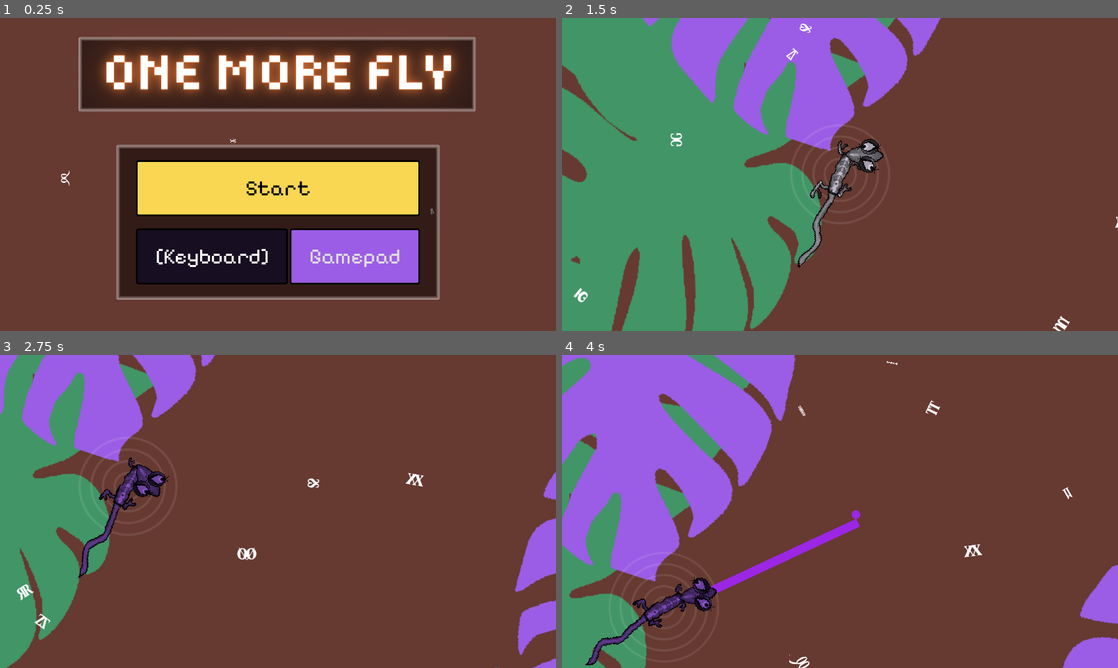
Above: before the commit, frames 1-4 (two rows, left to right).
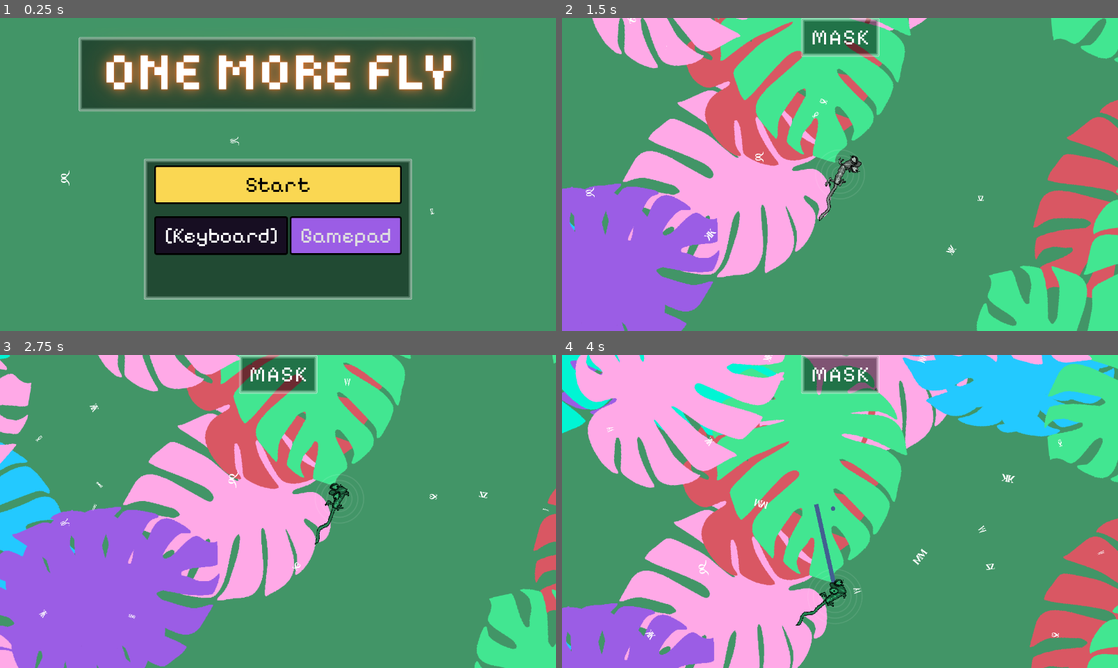
Above: after the commit, the same moments.

Repository: bjornarprytz/mask
Game: Godot game, scene res://entry.tscn
Same seed, same stepped clock (60 frames per second), same inputs: the game is played once before the commit and once after it.
Inputs (mouse positions are in pixels of both pictures, inside the frame that each line leads up to):
- Up to frame 1 (0.25 s): no input
- Up to frame 2 (1.5 s): click "Start" at 0.5 s; move the mouse to (962, 158) at 1.27 s; hold Right (ui_right) from 1.28 s (still down); hold Space (chamele) from 1.28 s (still down)
- Up to frame 3 (2.75 s): click (400, 495) at 1.55 s; move the mouse to (166, 527) at 2.02 s; release Right (ui_right) at 2.03 s; release Space (chamele) at 2.03 s; hold Down (ui_down) from 2.03 s (still down); click (166, 527) at 2.1 s; tap Space (chamele) at 2.3 s
- Up to frame 4 (4 s): move the mouse to (895, 442) at 2.77 s; release Down (ui_down) at 2.78 s; hold Right (ui_right) 2.78-3.53 s; hold Space (chamele) 2.78-3.53 s; click (895, 442) at 3.05 s; move the mouse to (812, 574) at 3.52 s; hold Up (ui_up) from 3.53 s (still down); click (812, 574) at 3.6 s; tap Space (chamele) at 3.8 s

The runs differ from the first frame. In frame 1, 89% of the frame differs, in the area x 0-100%, y 0-100%; in frame 2, 88%; in frame 3, 96%; in frame 4, 97%.

Commit message:
word game

Diff:
--- a/src/actions/shoot.gd
+++ b/src/actions/shoot.gd
@@ -4,7 +4,7 @@
 @onready var tongue: Tongue = %Tongue
 
 @export var shoot_range: float = 200.0
-@export var max_zoom: Vector2 = Vector2.ONE * 3.0
+@export var max_zoom: Vector2 = Vector2.ONE * 2.0
 
 @onready var camera: Camera2D = Events.game.camera
 @onready var orig_zoom: Vector2 = camera.zoom
@@ -56,6 +56,7 @@
 
 func _on_hit(fly: Fly) -> void:
 	fly.die()
+	Events.hit_letter.emit(fly.letter)
 
 
 func _clean_up() -> void:
--- a/src/autoloads/event_bus.gd
+++ b/src/autoloads/event_bus.gd
@@ -3,10 +3,10 @@
 
 
 # Add signals here for game-wide events. Access through the Events singleton
-
+var chars := "abcdefghijklnopqrstuxyzæøå123456789"
 enum ControlScheme {
-    KEYBOARD,
-    GAMEPAD
+	KEYBOARD,
+	GAMEPAD
 }
 
 var control_scheme: ControlScheme = ControlScheme.KEYBOARD
@@ -14,3 +14,10 @@
 var game: Game
 
 signal game_over(win: bool)
+signal hit_letter(letter: String)
+
+func get_char():
+	if (!game or !game.current_word or game.current_word.length() == 0):
+		return chars[randi_range(0, chars.length() - 1)]
+
+	return game.current_word[randi_range(0, game.current_word.length() - 1)]
--- a/src/autoloads/palette.tscn
+++ b/src/autoloads/palette.tscn
@@ -5,6 +5,6 @@
 [node name="Palette" type="Node2D"]
 script = ExtResource("1_1cawm")
 bright = Color(0.98039216, 0.84313726, 0.32156864, 1)
-background = Color(0.4, 0.22352941, 0.19215687, 1)
+background = Color(0.25882354, 0.58431375, 0.40392157, 1)
 secondary = Color(0.014217054, 0.18663225, 0.41468397, 1)
-colors = Array[Color]([Color(1, 0.6627451, 0.90588236, 1), Color(0.13725491, 0.7882353, 1, 1), Color(0.8509804, 0.34117648, 0.3882353, 1), Color(0.25882354, 0.58431375, 0.40392157, 1), Color(0.60784316, 0.3647059, 0.8980392, 1)])
+colors = Array[Color]([Color(1, 0.6627451, 0.90588236, 1), Color(0.13725491, 0.7882353, 1, 1), Color(0.8509804, 0.34117648, 0.3882353, 1), Color(0.25882354, 0.9019608, 0.5686275, 1), Color(0.60784316, 0.3647059, 0.8980392, 1), Color(0, 0.9607843, 0.83137256, 1)])
--- a/src/chameleonardo/chameleonardo.gd
+++ b/src/chameleonardo/chameleonardo.gd
@@ -3,7 +3,7 @@
 
 @export var body_frame_count: int = 10
 
-@export var move_speed: float = 30.0
+@export var move_speed: float = 69.0
 @export var rotation_speed: float = 2.0
 
 @onready var body: AnimatedSprite2D = %Body
--- a/src/fly.gd
+++ b/src/fly.gd
@@ -1,7 +1,7 @@
 class_name Fly
 extends PathFollow2D
 
-var chars := "abcdefghijklnopqrstuxyzæøå123456789"
+
 var path: FlyPath
 @export var move_speed: float = 250.0
 @export var flap_speed: float = 20.0
@@ -14,9 +14,12 @@
 
 @onready var flap_offset = randf()
 
+var letter: String = ""
+
 func set_form(l: String):
 	r_form.bbcode_text = l
 	l_form.bbcode_text = l
+	letter = l
 
 func die(with_effect: bool = true) -> void:
 	if with_effect:
@@ -35,7 +38,9 @@
 	# Start from the beginning of the path
 	progress = 0.0
 
-	set_form(chars[randi_range(0, chars.length() - 1)])
+
+	set_form(Events.get_char())
+
 
 func _check_distance_to_chameleonardo() -> void:
 	if (!Events.game):
@@ -45,7 +50,7 @@
 		return
 
 	var distance = global_position.distance_to(chameleonardo.global_position)
-	if distance > 800.0:
+	if distance > 1200.0:
 		die(false)
 
 func _process(delta: float) -> void:
--- a/src/generated/global_theme.tres
+++ b/src/generated/global_theme.tres
@@ -5,10 +5,10 @@
 [ext_resource type="FontFile" uid="uid://cp6gm3onst21u" path="res://assets/fonts/Pixelify_Sans/static/PixelifySans-Regular.ttf" id="3_arlvn"]
 
 [sub_resource type="StyleBoxFlat" id="StyleBoxFlat_arlvn"]
-content_margin_left = 45.0
-content_margin_top = 35.0
-content_margin_right = 45.0
-content_margin_bottom = 35.0
+content_margin_left = 24.0
+content_margin_top = 15.0
+content_margin_right = 24.0
+content_margin_bottom = 15.0
 bg_color = Color(0.5470588, 0.3282353, 0.8082353, 1)
 border_width_left = 4
 border_width_top = 4
@@ -21,10 +21,10 @@
 corner_radius_bottom_left = 5
 
 [sub_resource type="StyleBoxFlat" id="StyleBoxFlat_bq3ui"]
-content_margin_left = 45.0
-content_margin_top = 35.0
-content_margin_right = 45.0
-content_margin_bottom = 35.0
+content_margin_left = 24.0
+content_margin_top = 15.0
+content_margin_right = 24.0
+content_margin_bottom = 15.0
 bg_color = Color(0.60784316, 0.3647059, 0.8980392, 1)
 border_width_left = 4
 border_width_top = 4
@@ -37,10 +37,10 @@
 corner_radius_bottom_left = 5
 
 [sub_resource type="StyleBoxFlat" id="StyleBoxFlat_q6bo0"]
-content_margin_left = 45.0
-content_margin_top = 35.0
-content_margin_right = 45.0
-content_margin_bottom = 35.0
+content_margin_left = 24.0
+content_margin_top = 15.0
+content_margin_right = 24.0
+content_margin_bottom = 15.0
 bg_color = Color(0.09117646, 0.054705873, 0.13470586, 1)
 border_width_left = 4
 border_width_top = 4
@@ -53,10 +53,10 @@
 corner_radius_bottom_left = 5
 
 [sub_resource type="StyleBoxFlat" id="StyleBoxFlat_pfd5p"]
-content_margin_left = 45.0
-content_margin_top = 35.0
-content_margin_right = 45.0
-content_margin_bottom = 35.0
+content_margin_left = 24.0
+content_margin_top = 15.0
+content_margin_right = 24.0
+content_margin_bottom = 15.0
 bg_color = Color(0.88235295, 0.7588235, 0.28941175, 1)
 border_width_left = 4
 border_width_top = 4
@@ -69,10 +69,10 @@
 corner_radius_bottom_left = 5
 
 [sub_resource type="StyleBoxFlat" id="StyleBoxFlat_ahide"]
-content_margin_left = 45.0
-content_margin_top = 35.0
-content_margin_right = 45.0
-content_margin_bottom = 35.0
+content_margin_left = 24.0
+content_margin_top = 15.0
+content_margin_right = 24.0
+content_margin_bottom = 15.0
 bg_color = Color(0.98039216, 0.84313726, 0.32156864, 1)
 border_width_left = 4
 border_width_top = 4
@@ -85,10 +85,10 @@
 corner_radius_bottom_left = 5
 
 [sub_resource type="StyleBoxFlat" id="StyleBoxFlat_fkrlu"]
-content_margin_left = 45.0
-content_margin_top = 35.0
-content_margin_right = 45.0
-content_margin_bottom = 35.0
+content_margin_left = 24.0
+content_margin_top = 15.0
+content_margin_right = 24.0
+content_margin_bottom = 15.0
 bg_color = Color(0.1470588, 0.12647057, 0.04823529, 1)
 border_width_left = 4
 border_width_top = 4
@@ -101,10 +101,10 @@
 corner_radius_bottom_left = 5
 
 [sub_resource type="StyleBoxTexture" id="StyleBoxTexture_o25jx"]
-content_margin_left = 45.0
-content_margin_top = 35.0
-content_margin_right = 45.0
-content_margin_bottom = 35.0
+content_margin_left = 24.0
+content_margin_top = 15.0
+content_margin_right = 24.0
+content_margin_bottom = 15.0
 texture = ExtResource("1_ekht3")
 texture_margin_left = 9.0
 texture_margin_top = 9.0
--- /dev/null
+++ b/src/letter_block.gd
@@ -0,0 +1,21 @@
+class_name LetterBlock
+extends RichTextLabel
+
+var is_scored: bool = false
+
+func _ready() -> void:
+	scale.y = 0.0
+	var tween = create_tween().set_trans(Tween.TRANS_ELASTIC)
+	tween.tween_property(self, "scale:y", 1.0, .4)
+
+func score(color: Color) -> Tween:
+	is_scored = true
+	var tween = create_tween()
+	tween.tween_property(self, "modulate", color, .5)
+	return tween
+
+func end() -> Tween:
+	var tween = create_tween().set_trans(Tween.TRANS_ELASTIC)
+	tween.tween_property(self, "scale:y", 0.0, .2)
+	tween.tween_callback(queue_free)
+	return tween
--- /dev/null
+++ b/src/letter_block.tscn
@@ -0,0 +1,9 @@
+[gd_scene load_steps=2 format=3 uid="uid://8po6uw2bhob"]
+
+[ext_resource type="Script" uid="uid://63la4a6j0won" path="res://letter_block.gd" id="1_8xgqk"]
+
+[node name="LetterBlock" type="RichTextLabel"]
+text = "A"
+fit_content = true
+autowrap_mode = 0
+script = ExtResource("1_8xgqk")
--- a/src/main.gd
+++ b/src/main.gd
@@ -1,10 +1,24 @@
 class_name Game
 extends Node2D
+
+var word_pool: Array[String] = [
+	"MASK",
+	"FLOWER",
+	"CHAMELEON",
+]
+
+var current_word: String
 
 @onready var camera: Camera2D = %Camera
 @onready var chameleonardo: Chameleonardo = %Chameleonardo
 @onready var music: AudioStreamPlayer = %Music
-
+@onready var word_game: WordGame = %WordGame
 
 func _ready() -> void:
 	Events.game = self
+	current_word = word_pool.pick_random()
+	word_game.set_target(current_word)
+
+
+func _on_word_game_word_completed() -> void:
+	Events.game_over.emit()
--- a/src/main.tscn
+++ b/src/main.tscn
@@ -1,10 +1,11 @@
-[gd_scene load_steps=6 format=3 uid="uid://cgrejd4v5ywd3"]
+[gd_scene load_steps=7 format=3 uid="uid://cgrejd4v5ywd3"]
 
 [ext_resource type="Script" uid="uid://736gp2f48fi7" path="res://main.gd" id="1_ig7tw"]
 [ext_resource type="PackedScene" uid="uid://c14js4o0ltlpm" path="res://world/world.tscn" id="2_0xm2m"]
 [ext_resource type="PackedScene" uid="uid://b50dkk78u0h5e" path="res://chameleonardo/chameleonardo.tscn" id="3_h2yge"]
 [ext_resource type="Script" uid="uid://ikta2fosfijt" path="res://camera.gd" id="4_lquwl"]
 [ext_resource type="AudioStream" uid="uid://djs62uk2y1ucf" path="res://assets/audio/OneMoreFly.mp3" id="5_lquwl"]
+[ext_resource type="PackedScene" uid="uid://br808a46lcwvj" path="res://word_target.tscn" id="6_7mycd"]
 
 [node name="Main" type="Node2D"]
 z_index = 1
@@ -21,7 +22,6 @@
 [node name="Camera" type="Camera2D" parent="." node_paths=PackedStringArray("target")]
 unique_name_in_owner = true
 position = Vector2(640, 360)
-zoom = Vector2(2, 2)
 script = ExtResource("4_lquwl")
 target = NodePath("../Chameleonardo")
 
@@ -29,3 +29,16 @@
 unique_name_in_owner = true
 stream = ExtResource("5_lquwl")
 autoplay = true
+
+[node name="CanvasLayer" type="CanvasLayer" parent="."]
+
+[node name="WordGame" parent="CanvasLayer" instance=ExtResource("6_7mycd")]
+unique_name_in_owner = true
+anchors_preset = 5
+anchor_left = 0.5
+anchor_right = 0.5
+offset_left = -24.0
+offset_right = 24.0
+grow_horizontal = 2
+
+[connection signal="word_completed" from="CanvasLayer/WordGame" to="." method="_on_word_game_word_completed"]
--- a/src/project.godot
+++ b/src/project.godot
@@ -131,4 +131,4 @@
 
 renderer/rendering_method="gl_compatibility"
 renderer/rendering_method.mobile="gl_compatibility"
-environment/defaults/default_clear_color=Color(0.4, 0.22352941, 0.19215687, 1)
+environment/defaults/default_clear_color=Color(0.25882354, 0.58431375, 0.40392157, 1)
--- a/src/theme_gen.gd
+++ b/src/theme_gen.gd
@@ -18,7 +18,7 @@
 
 var default_font = preload("res://assets/fonts/Pixelify_Sans/static/PixelifySans-Regular.ttf")
 var title_font = preload("res://assets/fonts/it-gridbit-demo/ITGridbitDemo-Regular.otf")
-var default_content_margins = content_margins(45, 35)
+var default_content_margins = content_margins(24, 15)
 
 func define_theme():
 	define_default_font(default_font)
--- /dev/null
+++ b/src/word_target.gd
@@ -0,0 +1,30 @@
+class_name WordGame
+extends PanelContainer
+@onready var letters: HBoxContainer = %Letters
+
+signal word_completed()
+
+func _ready() -> void:
+	Events.hit_letter.connect(_on_hit_letter)
+
+func _on_hit_letter(letter: String) -> void:
+	for child in letters.get_children():
+		if child.text == letter and not child.is_scored:
+			child.score(Events.game.chameleonardo.modulate)
+			break
+
+	for child in letters.get_children():
+		if not child.is_scored:
+			return
+
+	word_completed.emit()
+
+func set_target(word: String):
+	self.show()
+	for child in letters.get_children():
+		await child.end()
+	for c in word:
+		var block = preload("res://letter_block.tscn").instantiate() as LetterBlock
+		block.text = c
+		await get_tree().create_timer(.1).timeout
+		letters.add_child(block)
--- /dev/null
+++ b/src/word_target.tscn
@@ -0,0 +1,15 @@
+[gd_scene load_steps=2 format=3 uid="uid://br808a46lcwvj"]
+
+[ext_resource type="Script" uid="uid://dpg0r2yoge18t" path="res://word_target.gd" id="1_kvqcd"]
+
+[node name="WordGame" type="PanelContainer"]
+self_modulate = Color(1, 1, 1, 0.5019608)
+offset_right = 48.0
+offset_bottom = 59.0
+script = ExtResource("1_kvqcd")
+
+[node name="Letters" type="HBoxContainer" parent="."]
+unique_name_in_owner = true
+layout_mode = 2
+mouse_filter = 2
+alignment = 1
--- a/src/world/world.gd
+++ b/src/world/world.gd
@@ -4,72 +4,72 @@
 @export var chameleonardo: Chameleonardo
 
 @export var spawn_interval: float = 1.0
-@export var spawn_wave_size: float = 10.0
+@export var spawn_wave_size: float = 6.0
 
 var segments: Dictionary[Vector2i, WorldSegment] = {}
 
 var current_segment_coord: Vector2i
 
 func _ready() -> void:
-	current_segment_coord = get_segment_coords_at_position(chameleonardo.global_position)
+    current_segment_coord = get_segment_coords_at_position(chameleonardo.global_position)
 
-	for x in range(current_segment_coord.x - 1, current_segment_coord.x + 2):
-		for y in range(current_segment_coord.y - 1, current_segment_coord.y + 2):
-			create_or_wake_up_segment_at_coords(Vector2i(x, y))
+    for x in range(current_segment_coord.x - 1, current_segment_coord.x + 2):
+        for y in range(current_segment_coord.y - 1, current_segment_coord.y + 2):
+            create_or_wake_up_segment_at_coords(Vector2i(x, y))
 
 
 var elapsed_time: float = 0.0
 
 func _process(_delta: float) -> void:
-	var new_segment_coord = get_segment_coords_at_position(chameleonardo.global_position)
-	if new_segment_coord != current_segment_coord:
-		# Hibernate segments that are no longer in the 3x3 grid
-		for coord in segments.keys():
-			if coord.x < new_segment_coord.x - 1 or coord.x > new_segment_coord.x + 1 or coord.y < new_segment_coord.y - 1 or coord.y > new_segment_coord.y + 1:
-				hibernate_at_coords(coord)
+    var new_segment_coord = get_segment_coords_at_position(chameleonardo.global_position)
+    if new_segment_coord != current_segment_coord:
+        # Hibernate segments that are no longer in the 3x3 grid
+        for coord in segments.keys():
+            if coord.x < new_segment_coord.x - 1 or coord.x > new_segment_coord.x + 1 or coord.y < new_segment_coord.y - 1 or coord.y > new_segment_coord.y + 1:
+                hibernate_at_coords(coord)
 
-		# Create or wake up segments in the new 3x3 grid
-		for x in range(new_segment_coord.x - 1, new_segment_coord.x + 2):
-			for y in range(new_segment_coord.y - 1, new_segment_coord.y + 2):
-				create_or_wake_up_segment_at_coords(Vector2i(x, y))
+        # Create or wake up segments in the new 3x3 grid
+        for x in range(new_segment_coord.x - 1, new_segment_coord.x + 2):
+            for y in range(new_segment_coord.y - 1, new_segment_coord.y + 2):
+                create_or_wake_up_segment_at_coords(Vector2i(x, y))
 
-		current_segment_coord = new_segment_coord
+        current_segment_coord = new_segment_coord
 
-	elapsed_time += _delta
-	if elapsed_time >= spawn_interval:
-		elapsed_time = 0.0
-		# Spawn 10 flies in a band around the player
-		for i in range(spawn_wave_size):
-			var angle = randf_range(0, TAU)
-			var distance = randf_range(400.0, 600.0)
-			var spawn_pos = chameleonardo.global_position + Vector2.RIGHT.rotated(angle) * distance
-			var fly = Create.fly()
-			get_tree().root.call_deferred("add_child", fly)
-			fly.global_position = spawn_pos
+    elapsed_time += _delta
+    if elapsed_time >= spawn_interval:
+        elapsed_time = 0.0
+        # Spawn 10 flies in a band around the player
+        for i in range(spawn_wave_size):
+            var angle = randf_range(0, TAU)
+            var distance = randf_range(800.0, 1000.0)
+            var spawn_pos = chameleonardo.global_position + Vector2.RIGHT.rotated(angle) * distance
+            var fly = Create.fly()
+            get_tree().root.call_deferred("add_child", fly)
+            fly.global_position = spawn_pos
 
 
 func get_segment_coords_at_position(pos: Vector2i) -> Vector2i:
-	return Vector2i(
-		floor(pos.x / WorldSegment.SEGMENT_SIZE.x),
-		floor(pos.y / WorldSegment.SEGMENT_SIZE.y)
-	)
+    return Vector2i(
+        floor(pos.x / WorldSegment.SEGMENT_SIZE.x),
+        floor(pos.y / WorldSegment.SEGMENT_SIZE.y)
+    )
 
 func get_segment_at_position(pos: Vector2i) -> WorldSegment:
-	var segment_coords = get_segment_coords_at_position(pos)
-	if segments.has(segment_coords):
-		return segments[segment_coords]
-	return null
+    var segment_coords = get_segment_coords_at_position(pos)
+    if segments.has(segment_coords):
+        return segments[segment_coords]
+    return null
 
 func hibernate_at_coords(coords: Vector2i) -> void:
-	if segments.has(coords):
-		segments[coords].hibernate()
+    if segments.has(coords):
+        segments[coords].hibernate()
 
 func create_or_wake_up_segment_at_coords(coords: Vector2i) -> void:
-	if segments.has(coords):
-		segments[coords].wake_up()
-		return
+    if segments.has(coords):
+        segments[coords].wake_up()
+        return
 
-	var segment = preload("res://world/world_segment.tscn").instantiate() as WorldSegment
-	segment.position = (Vector2(coords) * WorldSegment.SEGMENT_SIZE)
-	add_child(segment)
-	segments[coords] = segment
+    var segment = preload("res://world/world_segment.tscn").instantiate() as WorldSegment
+    segment.position = (Vector2(coords) * WorldSegment.SEGMENT_SIZE)
+    add_child(segment)
+    segments[coords] = segment
--- a/src/world/world.tscn
+++ b/src/world/world.tscn
@@ -1,6 +1,6 @@
-[gd_scene format=3 uid="uid://c14js4o0ltlpm"]
+[gd_scene load_steps=2 format=3 uid="uid://c14js4o0ltlpm"]
 
-[ext_resource type="Script" uid="uid://cdkouud0b0rgg" path="res://world/world.gd" id="1_6xmxd"]
+[ext_resource type="Script" uid="uid://cn4bhkg17hvr5" path="res://world/world.gd" id="1_6xmxd"]
 
-[node name="World" type="Node2D" unique_id=1930887178]
+[node name="World" type="Node2D"]
 script = ExtResource("1_6xmxd")
Not shown, added: src/letter_block.gd.uid
Not shown, added: src/word_target.gd.uid
